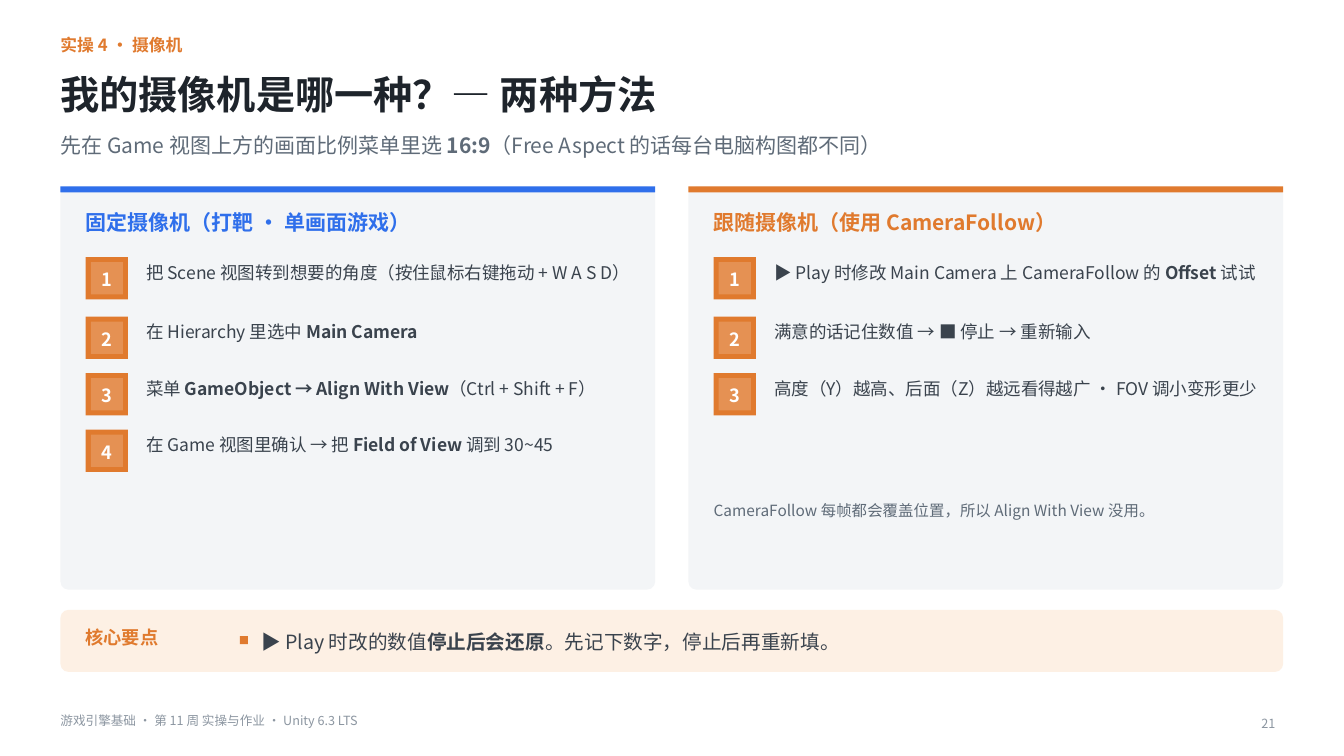
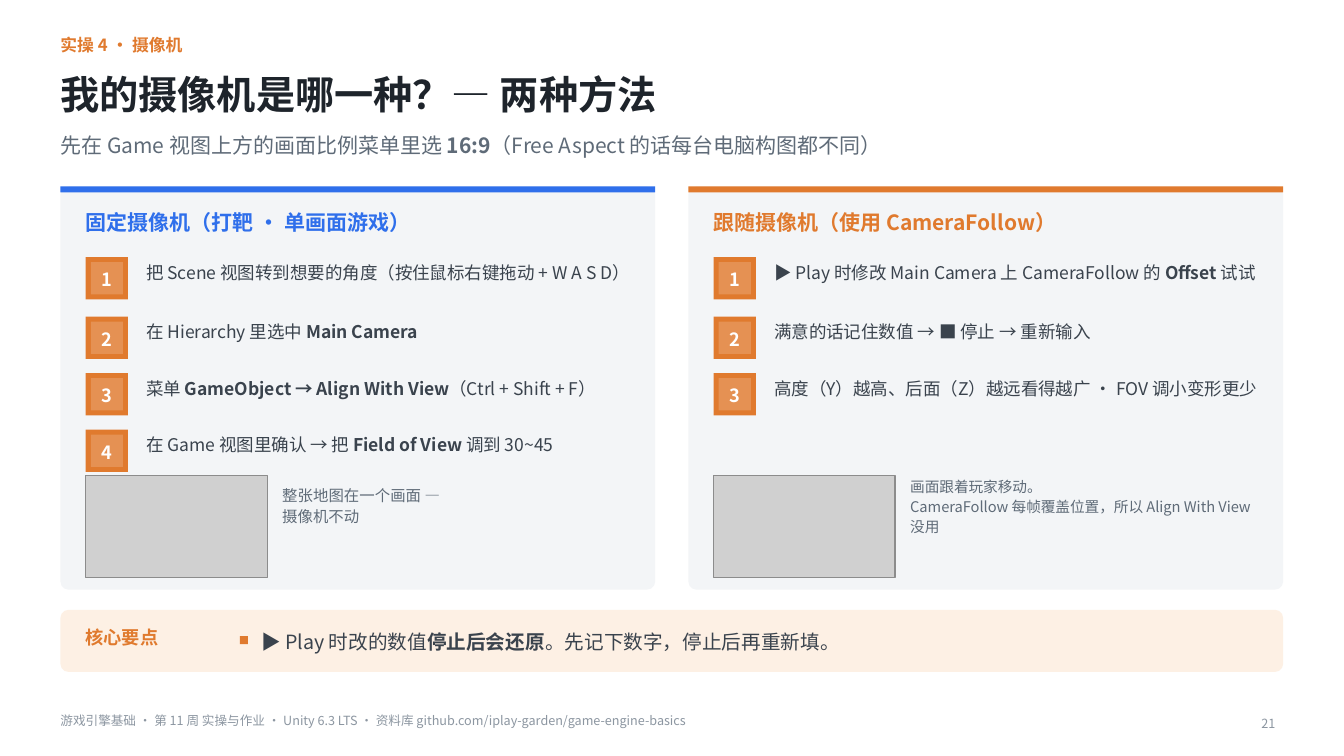
Before and after one commit to iplay-garden/game-engine-basics, a slide deck: slide 21 of 11주차/简体中文/游戏引擎基础_第11周_实操与作业指南_简体中文.pptx. Drawn at 1344x756 pixels with LibreOffice and Linux fonts; fonts in the diff are those of the drawing; grey boxes stand for pictures. Boxes give left, top, right and bottom in pixels: in the first picture for what was removed or moved away, otherwise in the second. Text is boxed around its words. In the diff, an @@ line names an element or a change of style, - is before the commit and + after.

```diff
--- a/11주차/简体中文/游戏引擎基础_第11周_实操与作业指南_简体中文.pptx
+++ b/11주차/简体中文/游戏引擎基础_第11周_实操与作业指南_简体中文.pptx
@@ picture added at (86, 476, 267, 578) @@
@@ picture added at (714, 476, 895, 578) @@
@@ text added at (282, 488, 421, 523), 11 pt, text #5F6B78 @@
+整张地图在一个画面 —
+摄像机不动
@@ text at (910, 480, 1250, 533): text changed; size 11 to 10.5 pt @@
-CameraFollow 每帧都会覆盖位置，所以 Align With View 没用。
+画面跟着玩家移动。
+CameraFollow 每帧覆盖位置，所以 Align With View 没用
@@ text at (60, 714, 685, 728): text changed @@
-游戏引擎基础 · 第 11 周 实操与作业 · Unity 6.3 LTS
+游戏引擎基础 · 第 11 周 实操与作业 · Unity 6.3 LTS · 资料库 github.com/iplay-garden/game-engine-basics
```
Also in this commit, not shown: 32 other slides changed, 14 other files.
